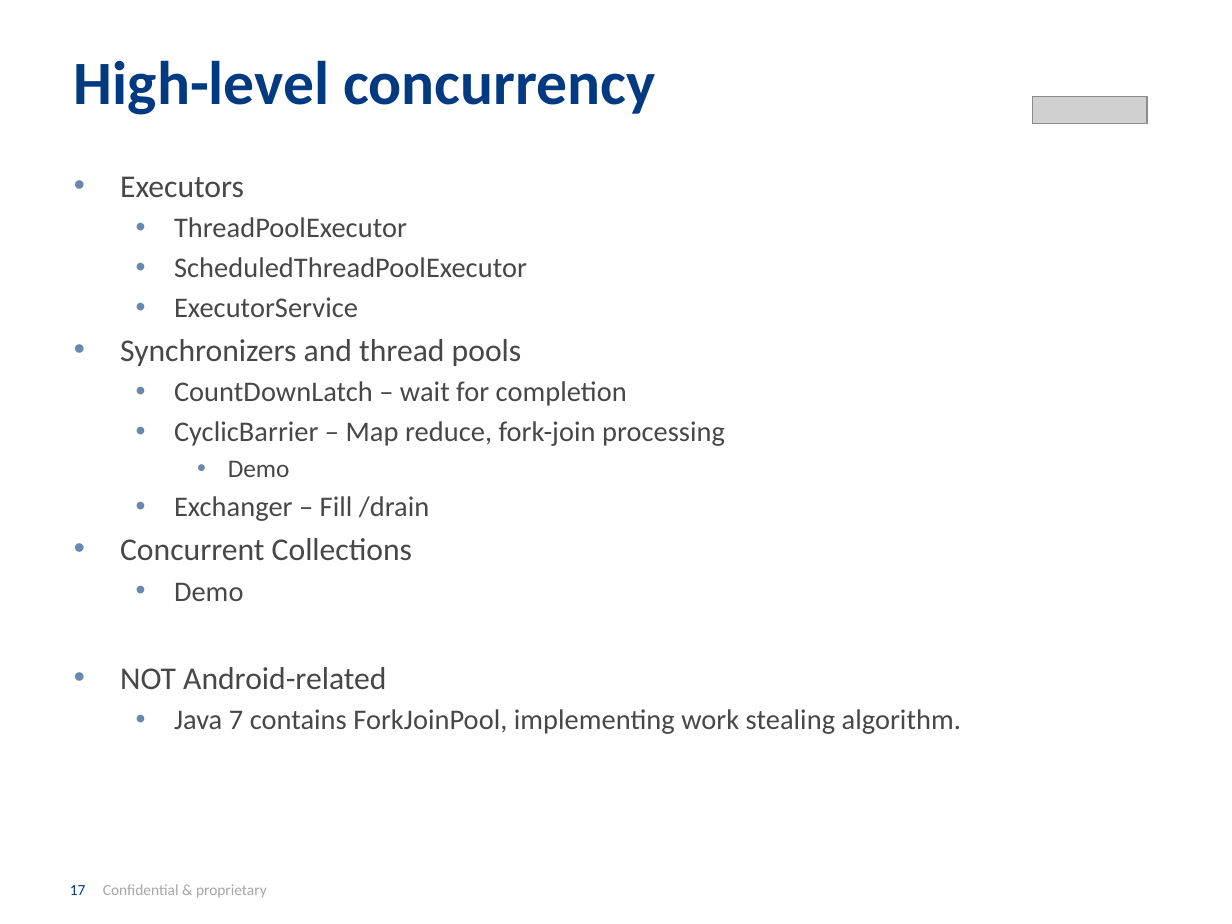
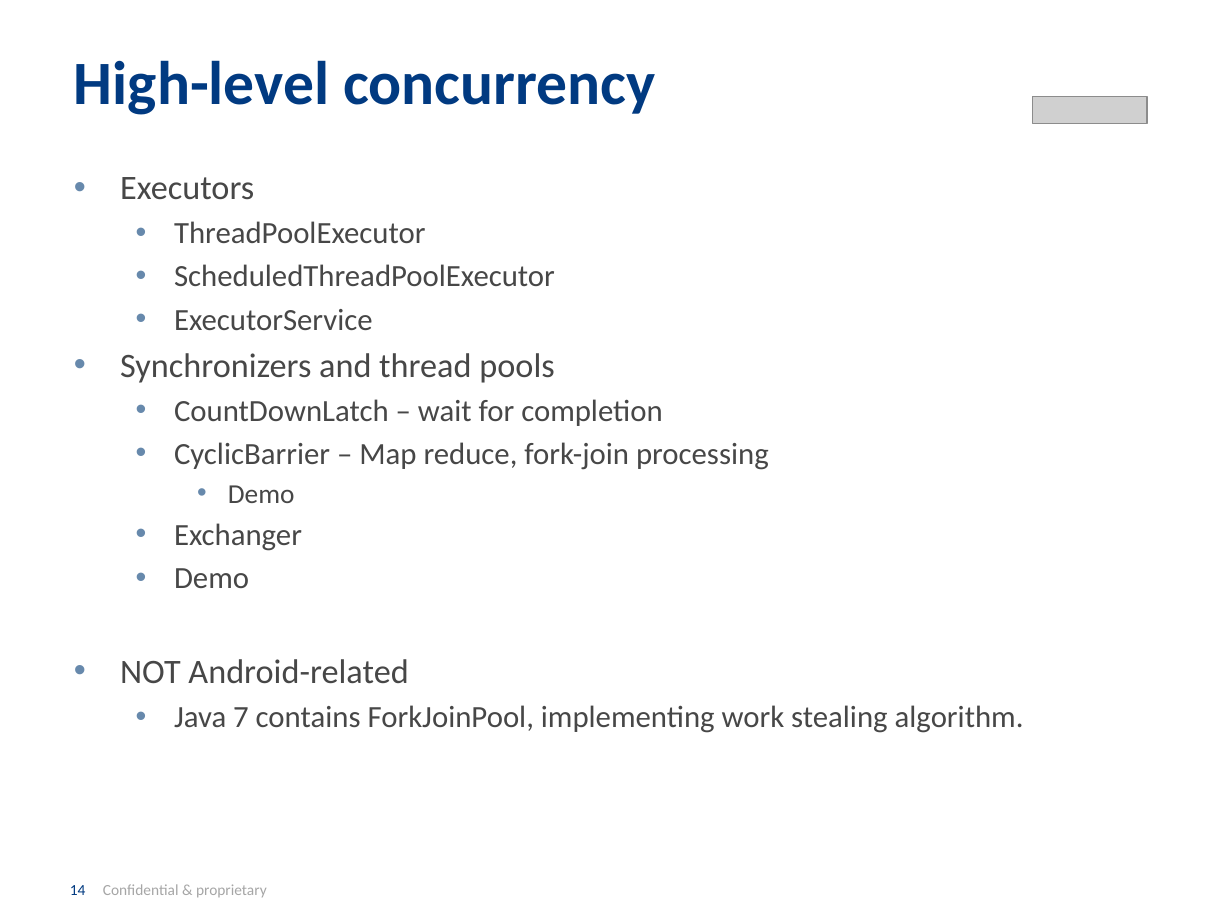
Before and after one commit to INRIX-Iurii-Okhmat/BrownBags, a slide deck: slide 14 of Presentation/Asynchronous Android.pptx (slide 17 before the commit). Drawn at 1232x924 pixels with LibreOffice and Linux fonts; fonts in the diff are those of the drawing; grey boxes stand for pictures; background and template pictures are left out. Boxes give left, top, right and bottom in pixels: in the first picture for what was removed or moved away, otherwise in the second. Text is boxed around its words. In the diff, an @@ line names an element or a change of style, - is before the commit and + after.

```diff
--- a/Presentation/Asynchronous Android.pptx
+++ b/Presentation/Asynchronous Android.pptx
@@ text at (120,177,1024,733): size 18.5 to 20 pt in "Executors", "Synchronizers and thread pools", "NOT Android-related"; size 16.6 to 18 pt in "ThreadPoolExecutor", "ScheduledThreadPoolExecutor", "ExecutorService", "CountDownLatch – wait for completion" and 3 more places; size 14.8 to 16 pt in "Demo" @@
@@ text at (174,523,302,551): text changed; size 18.5 to 18 pt @@
-  • Exchanger – Fill /drain
-• Concurrent Collections
+  • Exchanger
@@ page number at (70,884,267,898): text changed @@
-17 Confidential & proprietary
+14 Confidential & proprietary
```
Also in this commit, not shown: 12 other slides changed, 3 slides added, 12 slides removed, 1 other file.
